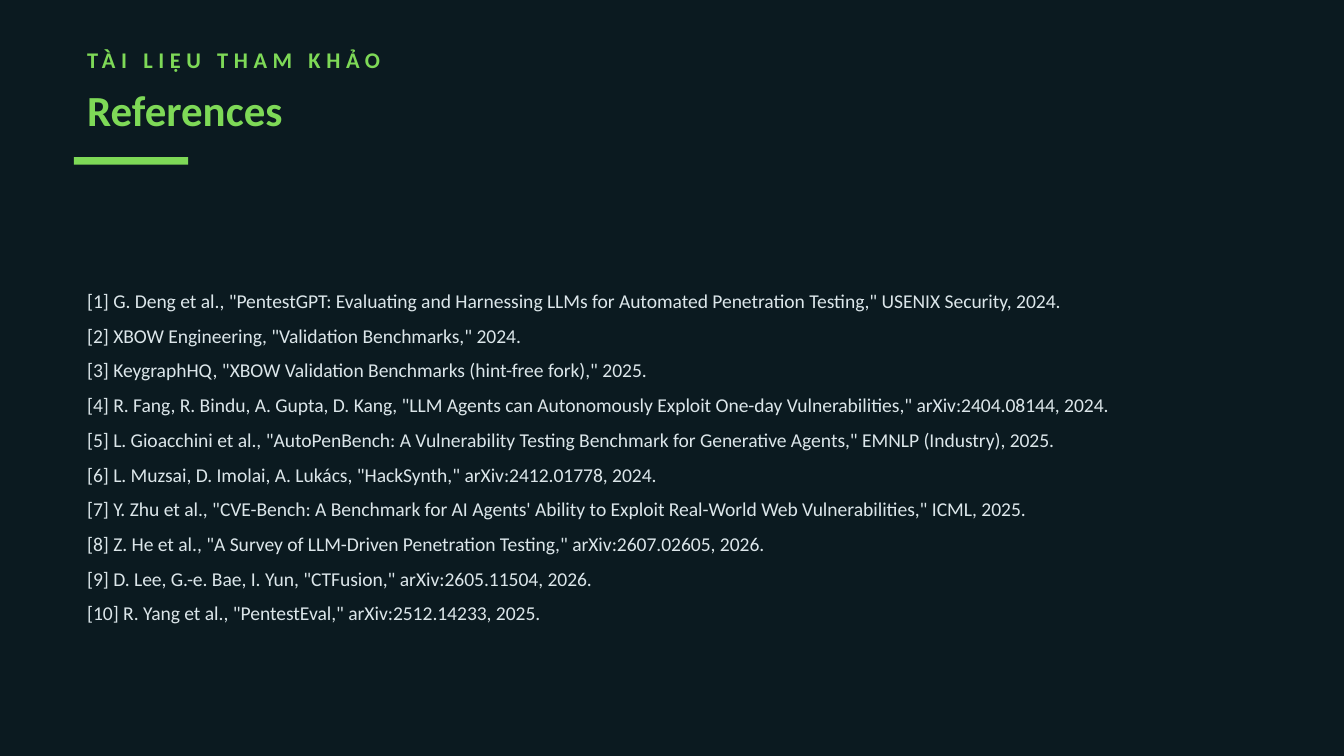
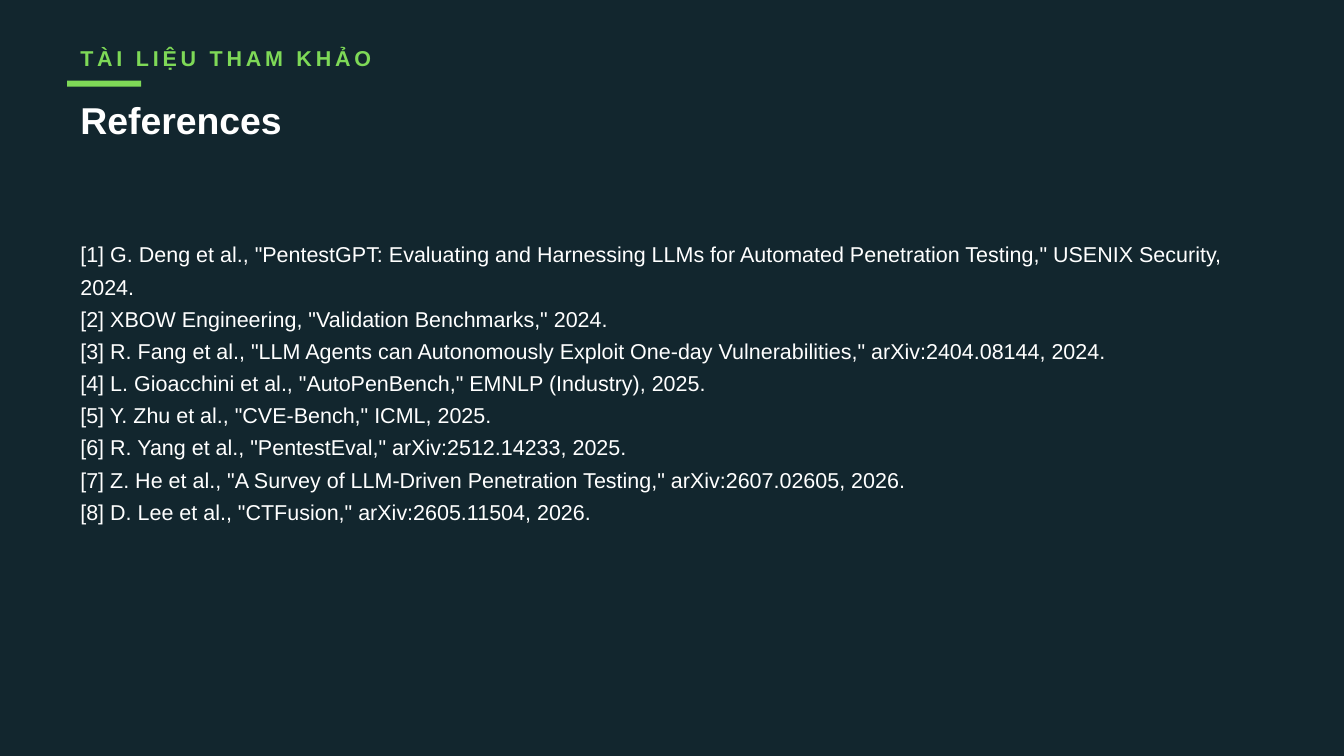
Before and after one commit to VuNguyenBinh/KLTN-FA26, a slide deck: slide 21 of Slide/KTLN_slide.pptx (slide 17 before the commit). Drawn at 1344x756 pixels with LibreOffice and Linux fonts; fonts in the diff are those of the drawing. Boxes give left, top, right and bottom in pixels: in the first picture for what was removed or moved away, otherwise in the second. Text is boxed around its words. In the diff, an @@ line names an element or a change of style, - is before the commit and + after.

```diff
--- a/Slide/KTLN_slide.pptx
+++ b/Slide/KTLN_slide.pptx
@@ background #0B1A20 to #12262E @@
@@ text "TÀI LIỆU THAM KHẢO": place and size @@
-text "TÀI LIỆU THAM KHẢO" at <box>74,40,1284,78</box>
+text "TÀI LIỆU THAM KHẢO" at <box>80,49,371,70</box>
@@ text "TÀI LIỆU THAM KHẢO" at <box>80,49,371,70</box>: size 12 to 11.5 pt, font Calibri to Arial, letter spacing 3 to 2 pt @@
@@ rectangle: place and size @@
-rectangle at <box>74,157,188,165</box>
+rectangle at <box>67,81,141,86</box>
@@ text "References": place and size @@
-text "References" at <box>87,96,282,127</box>
+text "References" at <box>80,107,281,135</box>
@@ text "References" at <box>80,107,281,135</box>: size 23 to 20 pt, font Calibri to Arial, text colour #7ED957 to #FFFFFF @@
@@ text "[1] G. Deng et al., ...": place and size @@
-text "[1] G. Deng et al., ..." at <box>87,294,1108,624</box>
+text "[1] G. Deng et al., ..." at <box>80,246,1221,525</box>
@@ text "[1] G. Deng et al., ..." at <box>80,246,1221,525</box>: vertical alignment middle to top @@
@@ text at <box>80,246,1221,332</box>: size 10.5 to 11.5 pt, font Calibri to Arial, text colour #DCE6EA to #FFFFFF in "[1] G. Deng et al., "PentestGPT: Evaluating ...", "[2] XBOW Engineering, "Validation Benchmarks," 2024."; line spacing 1 to 1.25; less space between paragraphs @@
@@ text at <box>80,343,1106,525</box>: text changed; size 10.5 to 11.5 pt; font Calibri to Arial; text colour #DCE6EA to #FFFFFF @@
-[3] KeygraphHQ, "XBOW Validation Benchmarks (hint-free fork)," 2025.
-[4] R. Fang, R. Bindu, A. Gupta, D. Kang, "LLM Agents can Autonomously Exploit One-day Vulnerabilities," arXiv:2404.08144, 2024.
-[5] L. Gioacchini et al., "AutoPenBench: A Vulnerability Testing Benchmark for Generative Agents," EMNLP (Industry), 2025.
-[6] L. Muzsai, D. Imolai, A. Lukács, "HackSynth," arXiv:2412.01778, 2024.
-[7] Y. Zhu et al., "CVE-Bench: A Benchmark for AI Agents' Ability to Exploit Real-World Web Vulnerabilities," ICML, 2025.
-[8] Z. He et al., "A Survey of LLM-Driven Penetration Testing," arXiv:2607.02605, 2026.
-[9] D. Lee, G.-e. Bae, I. Yun, "CTFusion," arXiv:2605.11504, 2026.
-[10] R. Yang et al., "PentestEval," arXiv:2512.14233, 2025.
+[3] R. Fang et al., "LLM Agents can Autonomously Exploit One-day Vulnerabilities," arXiv:2404.08144, 2024.
+[4] L. Gioacchini et al., "AutoPenBench," EMNLP (Industry), 2025.
+[5] Y. Zhu et al., "CVE-Bench," ICML, 2025.
+[6] R. Yang et al., "PentestEval," arXiv:2512.14233, 2025.
+[7] Z. He et al., "A Survey of LLM-Driven Penetration Testing," arXiv:2607.02605, 2026.
+[8] D. Lee et al., "CTFusion," arXiv:2605.11504, 2026.
```
Also in this commit, not shown: 6 other slides changed, 14 slides added, 10 slides removed.
